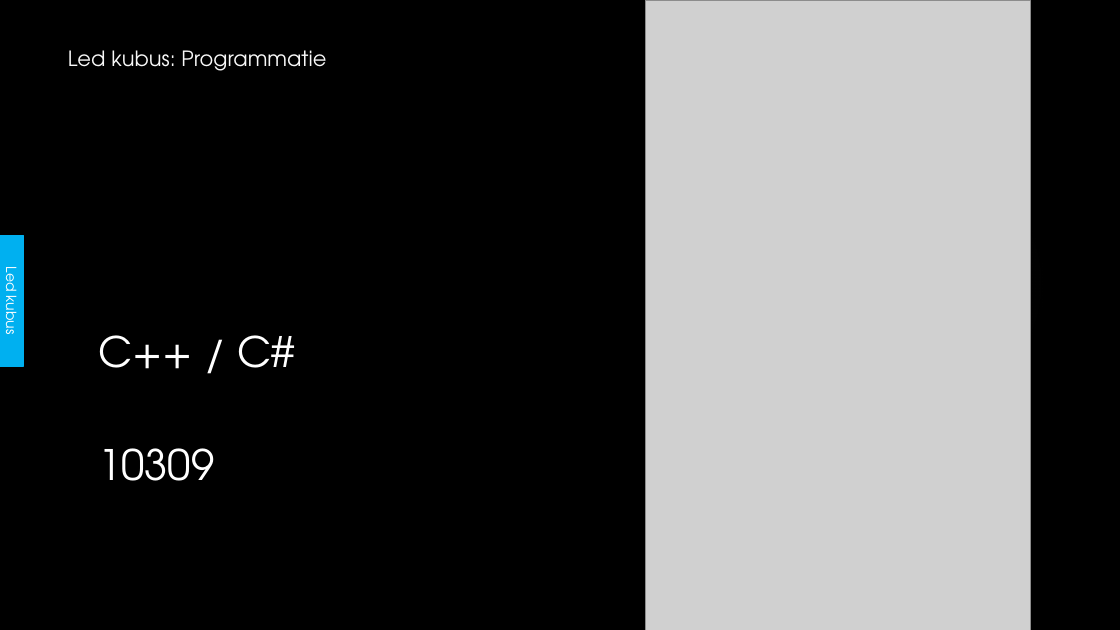
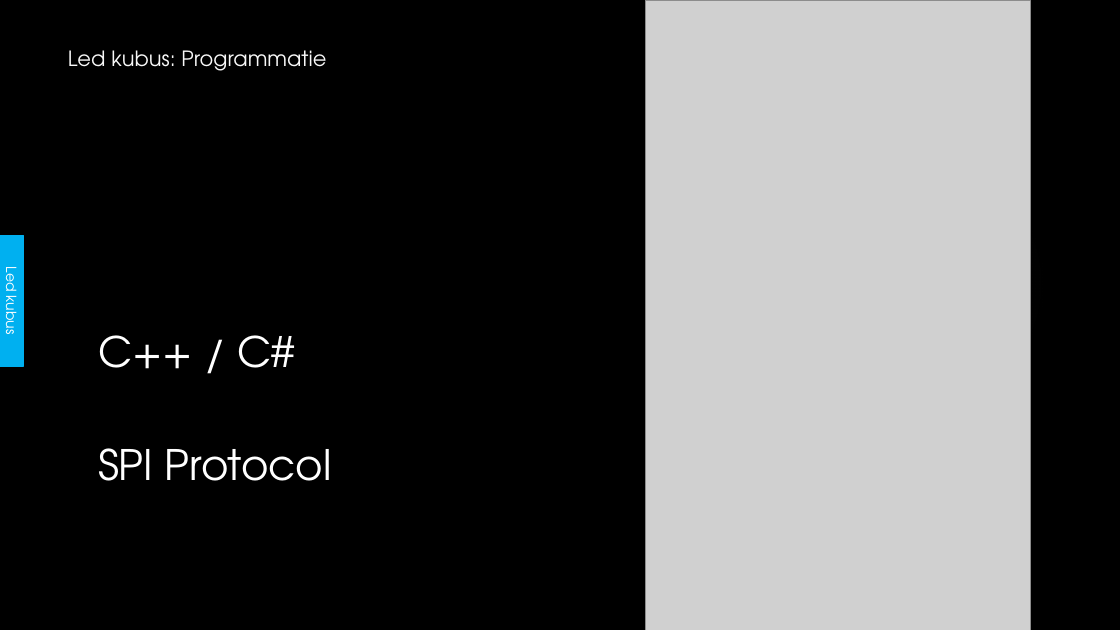
Before and after one commit to its-3ncrypt/Led_Cube_arduino, a slide deck: slide 14 of _Administratie/Presentatie GIP.pptx. Drawn at 1120x630 pixels with LibreOffice and Linux fonts; fonts in the diff are those of the drawing; grey boxes stand for pictures; background and template pictures are left out. Boxes give left, top, right and bottom in pixels: in the first picture for what was removed or moved away, otherwise in the second. Text is boxed around its words. In the diff, an @@ line names an element or a change of style, - is before the commit and + after.

```diff
--- a/_Administratie/Presentatie GIP.pptx
+++ b/_Administratie/Presentatie GIP.pptx
@@ text at <box>98,448,332,481</box>: text changed @@
-10309
+SPI Protocol
```
Also in this commit, not shown: 1 other file.
